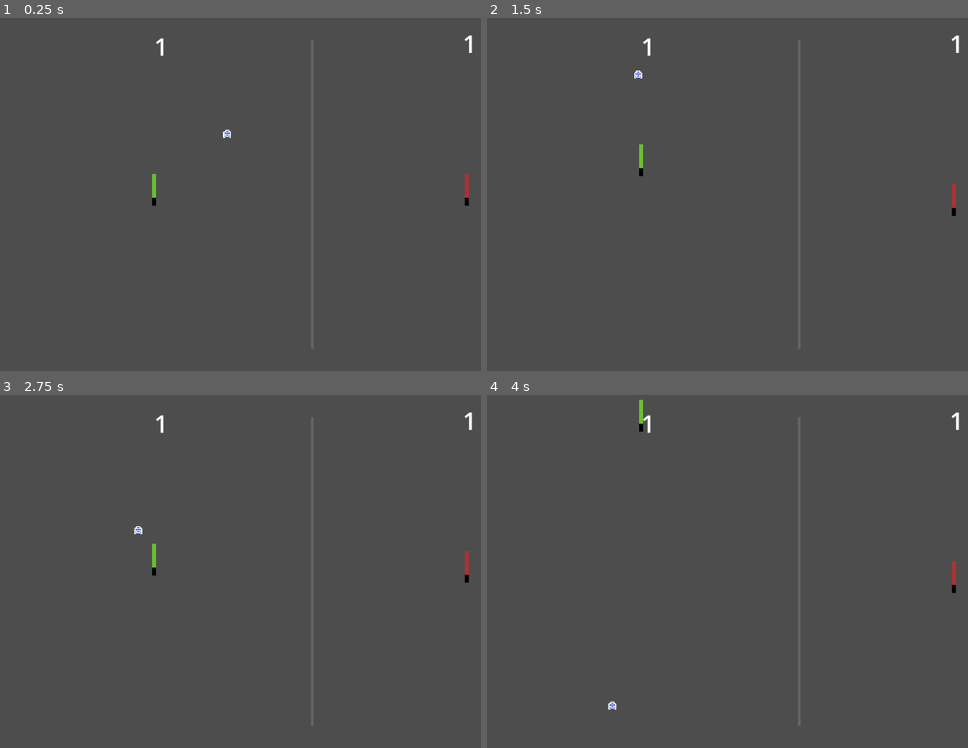
Above: before the commit, frames 1-4 (two rows, left to right).
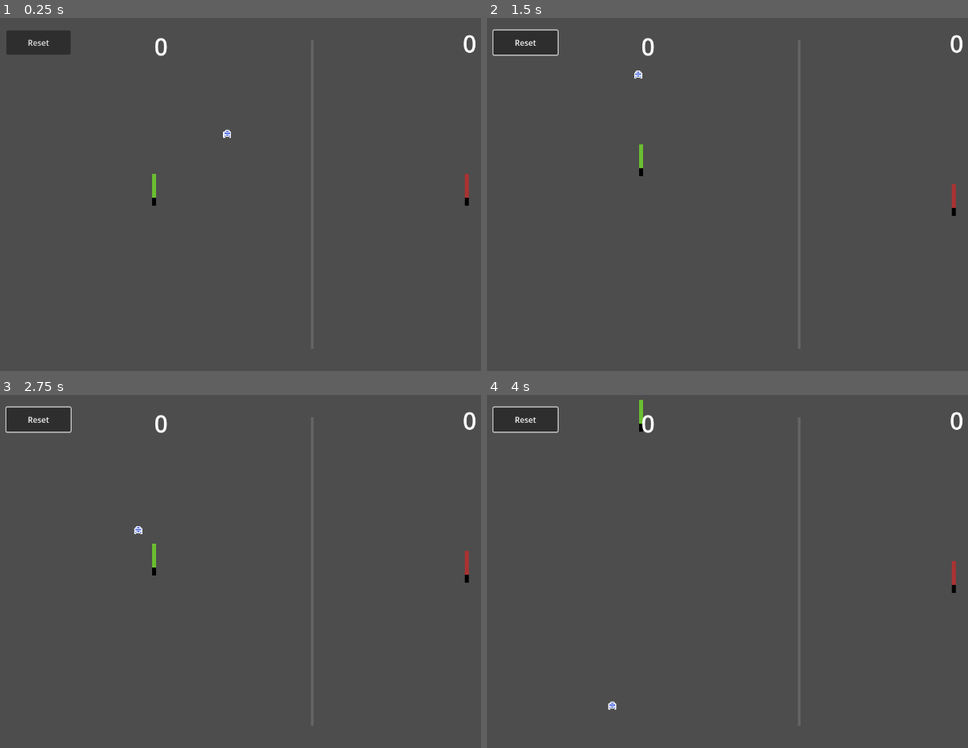
Above: after the commit, the same moments.

Repository: jordonbigelow/Pixel-Art-Pong
Game: Godot game, scene res://scenes/game_scene.tscn
Two runs of this game, one before a commit and one after it. Both use one fixed random seed, a clock stepped at 60 frames per second and the inputs below. The project has no main scene, so this scene is started directly.
Inputs (mouse positions are in pixels of both pictures, inside the frame that each line leads up to):
- Up to frame 1 (0.25 s): no input
- Up to frame 2 (1.5 s): click (525, 42) at 0.5 s, where only the run after the commit has a clickable "Reset"; move the mouse to (939, 180) at 1.27 s; hold W (p1_move_up) from 1.28 s (still down); tap K (p2_move_down) at 1.35 s; click (939, 180) at 1.42 s
- Up to frame 3 (2.75 s): move the mouse to (187, 592) at 2.02 s; release W (p1_move_up) at 2.03 s; hold S (p1_move_down) from 2.03 s (still down); tap I (p2_move_up) at 2.1 s
- Up to frame 4 (4 s): move the mouse to (862, 493) at 2.77 s; release S (p1_move_down) at 2.78 s; hold W (p1_move_up) from 2.78 s (still down); tap F at 2.85 s; move the mouse to (765, 645) at 3.52 s; tap K (p2_move_down) at 3.6 s; click (765, 645) at 3.67 s

The runs differ from the first frame. In frame 1, 1.0% of the frame differs, in the area x 1-99%, y 3-11%; in frame 2, 1.2%; in frame 3, 1.2%; in frame 4, 1.2%.

Commit message:
moved the logic for the scoring into the game_scene.gd, and added a timer

Diff:
--- a/scenes/game_scene.tscn
+++ b/scenes/game_scene.tscn
@@ -1,8 +1,9 @@
-[gd_scene load_steps=8 format=3 uid="uid://cm7uiog0in8pp"]
+[gd_scene load_steps=9 format=3 uid="uid://cm7uiog0in8pp"]
 
 [ext_resource type="PackedScene" uid="uid://cfmwmtcfngcle" path="res://scenes/paddle.tscn" id="1_xdxgb"]
 [ext_resource type="Script" path="res://scripts/game_scene.gd" id="1_ys3ak"]
 [ext_resource type="PackedScene" uid="uid://fj4dgf41rbni" path="res://scenes/ball.tscn" id="2_5aibe"]
+[ext_resource type="PackedScene" uid="uid://cpqd8cf4dsrwm" path="res://scenes/reset_timer.tscn" id="4_tu33m"]
 
 [sub_resource type="LabelSettings" id="LabelSettings_mix4f"]
 font_size = 48
@@ -76,5 +77,15 @@
 position = Vector2(1272, 360)
 shape = SubResource("RectangleShape2D_7sref")
 
-[connection signal="body_entered" from="PlayerOneBackWall" to="Ball" method="_on_player_one_back_wall_body_entered"]
-[connection signal="body_entered" from="PlayerTwoBackWall" to="Ball" method="_on_player_two_back_wall_body_entered"]
+[node name="ResetButton" type="Button" parent="."]
+offset_left = 24.0
+offset_top = 25.0
+offset_right = 153.0
+offset_bottom = 74.0
+text = "Reset"
+
+[node name="ResetTimer" parent="." instance=ExtResource("4_tu33m")]
+
+[connection signal="body_entered" from="PlayerOneBackWall" to="." method="_on_player_one_back_wall_body_entered"]
+[connection signal="body_entered" from="PlayerTwoBackWall" to="." method="_on_player_two_back_wall_body_entered"]
+[connection signal="pressed" from="ResetButton" to="." method="_on_reset_button_pressed"]
